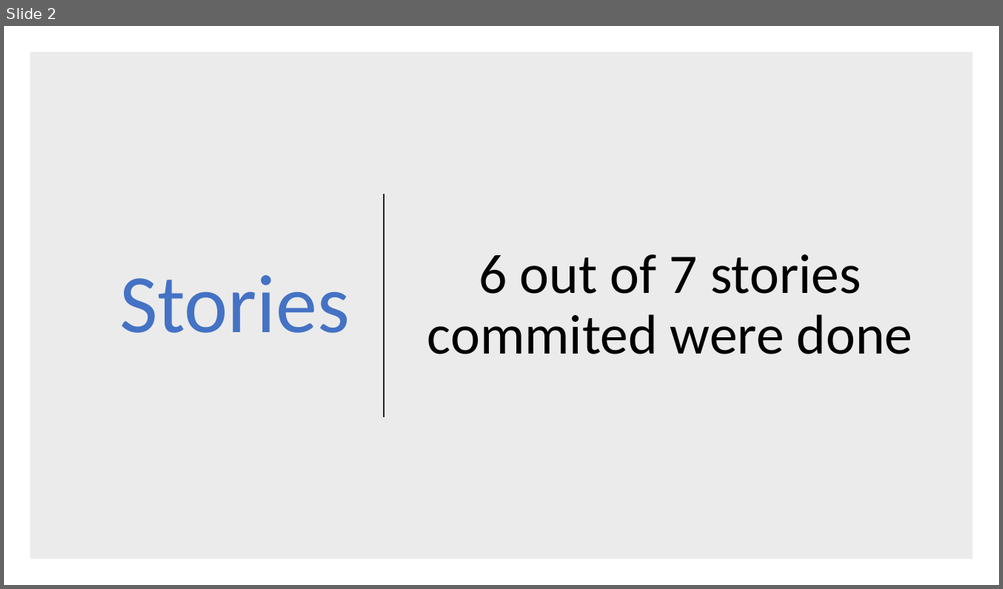
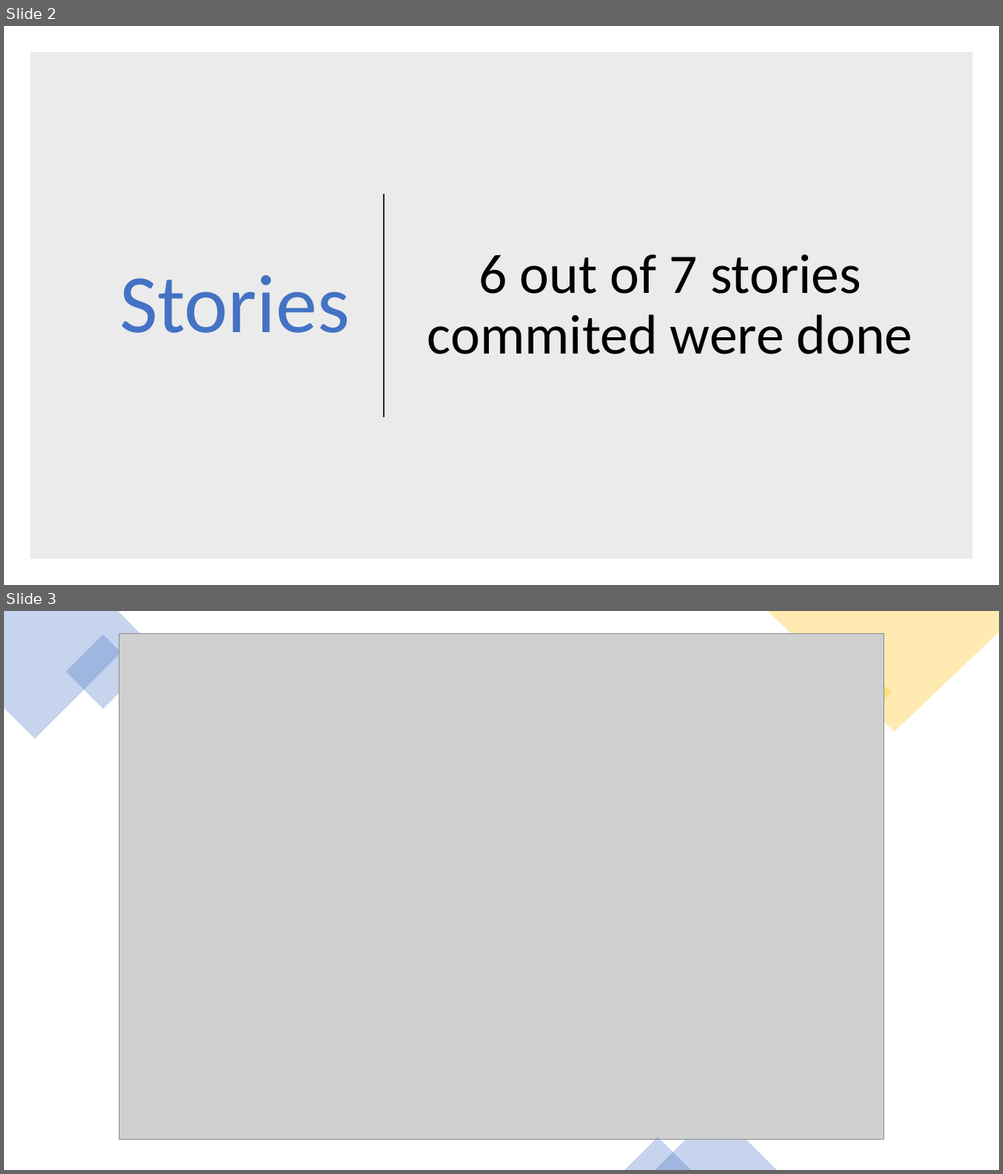
Before and after one commit to Piryus/Electronic_Student_Record_Management_System, a slide deck: Presentations/Sprint #4 Demo Presentation.pptx. Shown one above the other, each under a label of ours: slide 2 before the commit, slides 2 and 3 after it. The pictures are 1003x589 and 1003x1174 pixels, drawn with LibreOffice and Linux fonts; fonts in the diff are those of the drawing; grey boxes stand for pictures. Boxes give left, top, right and bottom in pixels: in the first picture for what was removed or moved away, otherwise in the second. Text is boxed around its words. In the diff, an @@ line names an element or a change of style, - is before the commit and + after.

Commit message:
Add a slide with the code quality

```diff
--- a/Presentations/Sprint #4 Demo Presentation.pptx
+++ b/Presentations/Sprint #4 Demo Presentation.pptx
@@ slide 3 added at bbox=[4, 611, 999, 1170], background #FFFFFF @@
@@ freeform shape added at bbox=[4, 611, 141, 739], fill #4472C4 at 30% opacity @@
@@ freeform shape added at bbox=[767, 611, 999, 732], fill #FFC000 at 30% opacity @@
@@ rectangle added at bbox=[66, 635, 141, 709], fill #4472C4 at 30% opacity @@
@@ picture added at bbox=[119, 633, 884, 1140] @@
@@ rectangle added at bbox=[811, 653, 891, 732], fill #FFC000 at 30% opacity @@
@@ triangle added at bbox=[654, 1111, 777, 1170], fill #4472C4 at 30% opacity @@
@@ triangle added at bbox=[625, 1138, 691, 1170], fill #4472C4 at 30% opacity @@
```
